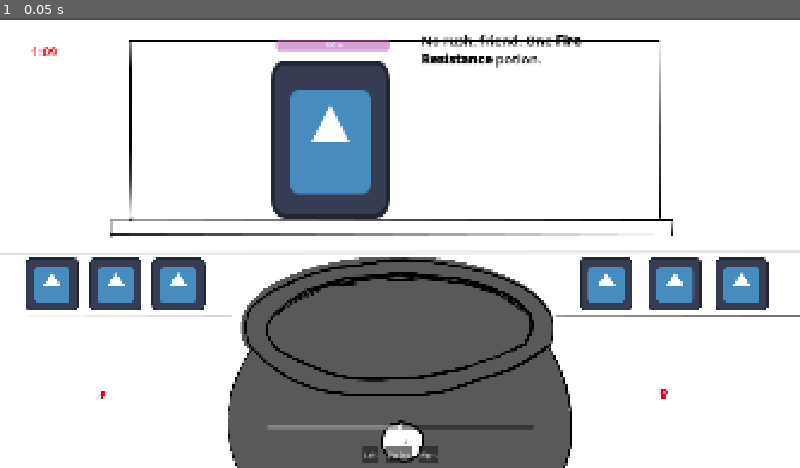
Above: before the commit, frame 1.
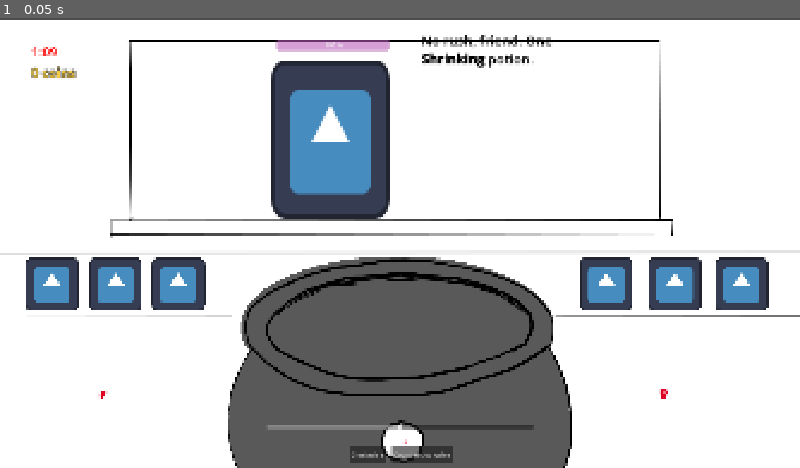
Above: after the commit, the same moment.

Repository: Eko199/Sugaming-Game-Jam-2026
Game: Godot game, scene res://main.tscn
The game is run twice, just before and just after one commit, with the same random seed, the same clock (stepped at 60 frames per second) and the same inputs. The engine's default icon, where the game draws it, is replaced by a stand-in: a white triangle on a blue panel in a dark square.
Inputs:
- Up to frame 1 (0.05 s): no input

The runs differ from the first frame. In frame 1, 0.6% of the frame differs, in the area x 3-73%, y 3-99%.

Commit message:
More recipes

Diff:
--- a/globals/constants.gd
+++ b/globals/constants.gd
@@ -2,7 +2,7 @@
 
 # Enums
 enum STIR_PATTERN {
-	LEFT, RIGHT, ZIG_ZAG, ANY
+	CLOCKWISE, COUNTERCLOCKWISE, ANY
 }
 
 enum QUALITY {
@@ -10,7 +10,8 @@
 }
 
 enum RECIPE {
-	FIRE_RESISTANCE, STRENGTH, SHRINKING, WATER_CONTROL,
+	SHRINKING, STRENGTH, HEALING, FIRE_RESISTANCE, WATER_CONTROL,
+	NIGHT_VISION, JUMPING_POWER, CLONING
 }
 
 enum DEBUFF {
@@ -38,15 +39,6 @@
 	'blah',
 ]
 
-# Gameplay constants
-const MAX_INGREDIENTS: int = 3
-const ROUND_TIME: int = 300
-const PATIENCE_MIN: int = 10
-const PATIENCE_MAX: int = 30
-const CUSTOMER_GAP: float = 1.0
-const RECIPE_DIFFICULTY_FALLOFF: float = 2.0
-const EASY_RECIPE_MIN_WEIGHT: float = 0.35
-
 const REQUEST_LINES: Array = [
 	[
 		"QUICK! A %s potion, NOW!",
@@ -67,3 +59,16 @@
 		"Ah, a %s potion would be lovely.",
 	],
 ]
+
+const QUALITY_MULT: PackedFloat32Array = [
+	0.0, 1.0, 1.5, 2.0
+]
+
+# Gameplay constants
+const MAX_INGREDIENTS: int = 3
+const ROUND_TIME: int = 300
+const PATIENCE_MIN: int = 10
+const PATIENCE_MAX: int = 30
+const CUSTOMER_GAP: float = 1.0
+const RECIPE_DIFFICULTY_FALLOFF: float = 2.0
+const EASY_RECIPE_MIN_WEIGHT: float = 0.35
--- a/globals/events.gd
+++ b/globals/events.gd
@@ -6,7 +6,8 @@
 signal potion_served(result: Dictionary)
 signal customer_arrived(customer)
 signal customer_left(customer, served: bool)
-signal money_changed(amount)
+signal customer_paid(amount: int, quality: Cons.QUALITY)
+signal money_changed(amount: int)
 signal debuff_started(type, duration)
 signal debuff_ended(type)
 signal book_updated(potion_id)
--- a/globals/recipe.gd
+++ b/globals/recipe.gd
@@ -6,9 +6,38 @@
 const PRICE: int = 3
 
 var RECIPE: Dictionary[Array, Array] = {
-	[Ingredient.TYPE.FIRE_WORM] : [
-		Cons.RECIPE.FIRE_RESISTANCE, Vector2i(30, 70),
+	[Ingredient.TYPE.GNOME_HAIR] : [
+		Cons.RECIPE.SHRINKING, Vector2i(30, 70),
 		Cons.STIR_PATTERN.ANY, 10
+	],
+	[Ingredient.TYPE.EXPANDING_BEANS] : [
+		Cons.RECIPE.STRENGTH, Vector2i(75, 95),
+		Cons.STIR_PATTERN.CLOCKWISE, 15
+	],
+	[Ingredient.TYPE.UNICORN_TEARS, Ingredient.TYPE.STAR_FLOWER] : [
+		Cons.RECIPE.HEALING, Vector2i(0, 100),
+		Cons.STIR_PATTERN.ANY, 20
+	],
+	[Ingredient.TYPE.FIRE_WORM, Ingredient.TYPE.FROSTY_MINT] : [
+		Cons.RECIPE.FIRE_RESISTANCE, Vector2i(40, 70),
+		Cons.STIR_PATTERN.ANY, 25
+	],
+	[Ingredient.TYPE.FROSTY_MINT, Ingredient.TYPE.UNICORN_TEARS] : [
+		Cons.RECIPE.WATER_CONTROL, Vector2i(10, 30),
+		Cons.STIR_PATTERN.COUNTERCLOCKWISE, 30
+	],
+	[Ingredient.TYPE.UNICORN_TEARS, Ingredient.TYPE.STAR_FLOWER] : [
+		Cons.RECIPE.NIGHT_VISION, Vector2i(60, 85),
+		Cons.STIR_PATTERN.CLOCKWISE, 30
+	],
+	[Ingredient.TYPE.EXPANDING_BEANS, Ingredient.TYPE.STAR_FLOWER] : [
+		Cons.RECIPE.JUMPING_POWER, Vector2i(40, 55),
+		Cons.STIR_PATTERN.CLOCKWISE, 35
+	],
+	[Ingredient.TYPE.GNOME_HAIR, Ingredient.TYPE.UNICORN_TEARS,
+	 Ingredient.TYPE.EXPANDING_BEANS] : [
+		Cons.RECIPE.CLONING, Vector2i(0, 20),
+		Cons.STIR_PATTERN.ANY, 45
 	]
 }
 
--- a/main.gd
+++ b/main.gd
@@ -6,10 +6,13 @@
 
 var rng: RandomNumberGenerator = RandomNumberGenerator.new()
 var customers_spawned: int = 0
+var money: int = 0
+var potions_served: int = 0
 
 func _ready() -> void:
 	rng.randomize()
 	Event.customer_left.connect(_on_customer_left)
+	Event.customer_paid.connect(_on_customer_paid)
 	_spawn_customer()
 
 ## 0.0 at the start of the round, 1.0 at the end
@@ -37,3 +40,7 @@
 	await get_tree().create_timer(Cons.CUSTOMER_GAP).timeout
 	if round_timer.is_stopped(): return
 	_spawn_customer()
+
+func _on_customer_paid(amount: int, quality: Cons.QUALITY) -> void:
+	money += roundi(amount * Cons.QUALITY_MULT[quality])
+	Event.money_changed.emit(money)
--- a/main.tscn
+++ b/main.tscn
@@ -10,6 +10,12 @@
 [sub_resource type="LabelSettings" id="LabelSettings_0xm2m"]
 font_size = 32
 font_color = Color(1.1949118, 0, 0, 1)
+
+[sub_resource type="LabelSettings" id="LabelSettings_7mycd"]
+font_size = 32
+font_color = Color(1, 0.8235294, 0.24705882, 1)
+outline_size = 6
+outline_color = Color(0, 0, 0, 1)
 
 [node name="Main" type="Node2D" unique_id=1236197917]
 script = ExtResource("1_lquwl")
@@ -29,6 +35,14 @@
 offset_bottom = 103.0
 text = "5:00"
 label_settings = SubResource("LabelSettings_0xm2m")
+
+[node name="MoneyLabel" type="Label" parent="UI" unique_id=141992439]
+offset_left = 75.0
+offset_top = 108.0
+offset_right = 76.0
+offset_bottom = 131.0
+text = "0 coins"
+label_settings = SubResource("LabelSettings_7mycd")
 
 [node name="Background" type="Sprite2D" parent="." unique_id=1861596065]
 position = Vector2(961.44446, 542.5)
--- a/potion_making/cauldron.gd
+++ b/potion_making/cauldron.gd
@@ -47,17 +47,13 @@
 
 func _on_stir_left_button_up() -> void:
 	if current_items.is_empty(): return
-	current_stirring = Cons.STIR_PATTERN.LEFT
+	current_stirring = Cons.STIR_PATTERN.CLOCKWISE
 	brew()
 
-func _on_stir_zig_zag_button_up() -> void:
-	if current_items.is_empty(): return
-	current_stirring = Cons.STIR_PATTERN.ZIG_ZAG
-	brew()
 
 func _on_stir_right_button_up() -> void:
 	if current_items.is_empty(): return
-	current_stirring = Cons.STIR_PATTERN.RIGHT
+	current_stirring = Cons.STIR_PATTERN.COUNTERCLOCKWISE
 	brew()
 
 #endregion
--- a/potion_making/cauldron.tscn
+++ b/potion_making/cauldron.tscn
@@ -68,17 +68,12 @@
 
 [node name="Left" type="Button" parent="StirButtons" unique_id=1795247537]
 layout_mode = 2
-text = "Left"
-
-[node name="ZigZag" type="Button" parent="StirButtons" unique_id=1277703947]
-layout_mode = 2
-text = "Zig Zag"
+text = "Clockwise"
 
 [node name="Right" type="Button" parent="StirButtons" unique_id=254810291]
 layout_mode = 2
-text = "Right"
+text = "Counterclockwise"
 
 [connection signal="value_changed" from="HSlider" to="." method="_temperature_value_changed"]
 [connection signal="button_up" from="StirButtons/Left" to="." method="_on_stir_left_button_up"]
-[connection signal="button_up" from="StirButtons/ZigZag" to="." method="_on_stir_zig_zag_button_up"]
 [connection signal="button_up" from="StirButtons/Right" to="." method="_on_stir_right_button_up"]
--- a/potion_making/customer.gd
+++ b/potion_making/customer.gd
@@ -28,8 +28,8 @@
 
 func leave(served: bool) -> void:
 	timer.stop()
+	Event.customer_left.emit(self, served)
 	hide()
-	Event.customer_left.emit(self, served)
 
 func _process(_delta: float) -> void:
 	progress_bar.max_value = patience
@@ -37,7 +37,9 @@
 
 func _on_potion_served(result: Dictionary) -> void:
 	if not visible: return
-	leave(result.success and result.recipe_id == wanted)
+	var served: bool = result.success and result.recipe_id == wanted
+	if served: Event.customer_paid.emit(result.money, result.quality)
+	leave(served)
 
 func _on_timer_timeout() -> void:
 	leave(false)
--- a/potion_making/customer.tscn
+++ b/potion_making/customer.tscn
@@ -35,9 +35,6 @@
 text = "I want"
 fit_content = true
 
-[node name="Timer" type="Timer" parent="." unique_id=1589425296]
-one_shot = true
-
 [node name="ProgressBar" type="ProgressBar" parent="." unique_id=1651688127]
 layout_mode = 0
 offset_left = 14.0
@@ -46,4 +43,7 @@
 offset_bottom = -23.0
 theme_override_styles/fill = SubResource("StyleBoxFlat_4sc2f")
 
+[node name="Timer" type="Timer" parent="." unique_id=1589425296]
+one_shot = true
+
 [connection signal="timeout" from="Timer" to="." method="_on_timer_timeout"]
--- a/potion_making/ingredient.gd
+++ b/potion_making/ingredient.gd
@@ -2,8 +2,8 @@
 class_name Ingredient
 
 enum TYPE {
-	FIRE_WORM, FROSTY_MINT, UNICORN_TEARS,
-	EXPANDING_BEANS, STAR_FLOWER, GNOME_HAIR,
+	GNOME_HAIR, FIRE_WORM, FROSTY_MINT,
+	UNICORN_TEARS, EXPANDING_BEANS, STAR_FLOWER,
 }
 
 @export var type: TYPE
@@ -19,6 +19,8 @@
 	Event.cauldron_emptied.connect(_return_to_shelf)
 
 func _return_to_shelf(_result = null) -> void:
+	# A held item resolves itself on drag end (dropped or returned), resetting it now would duplicate it
+	if is_dragging: return
 	texture = saved_texture
 	is_currently_used = false
 
--- a/ui/gui.gd
+++ b/ui/gui.gd
@@ -2,9 +2,15 @@
 
 @onready var timer: Timer = $Timer
 @onready var label: Label = $Label
+@onready var money_label: Label = $MoneyLabel
 
 func _ready() -> void:
 	timer.timeout.connect(_on_timer_timeout)
+	Event.money_changed.connect(_on_money_changed)
+	_on_money_changed(0)
+
+func _on_money_changed(amount: int) -> void:
+	money_label.text = "%d coins" % amount
 
 func _on_timer_timeout() -> void:
 	#end game
